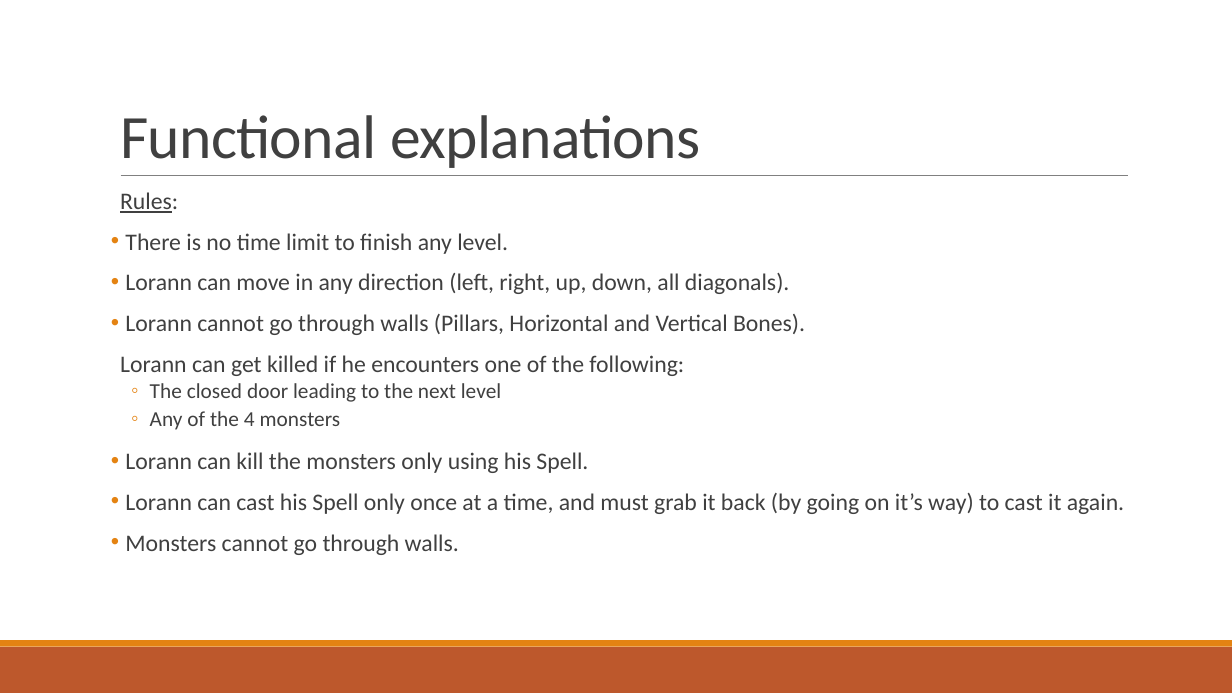
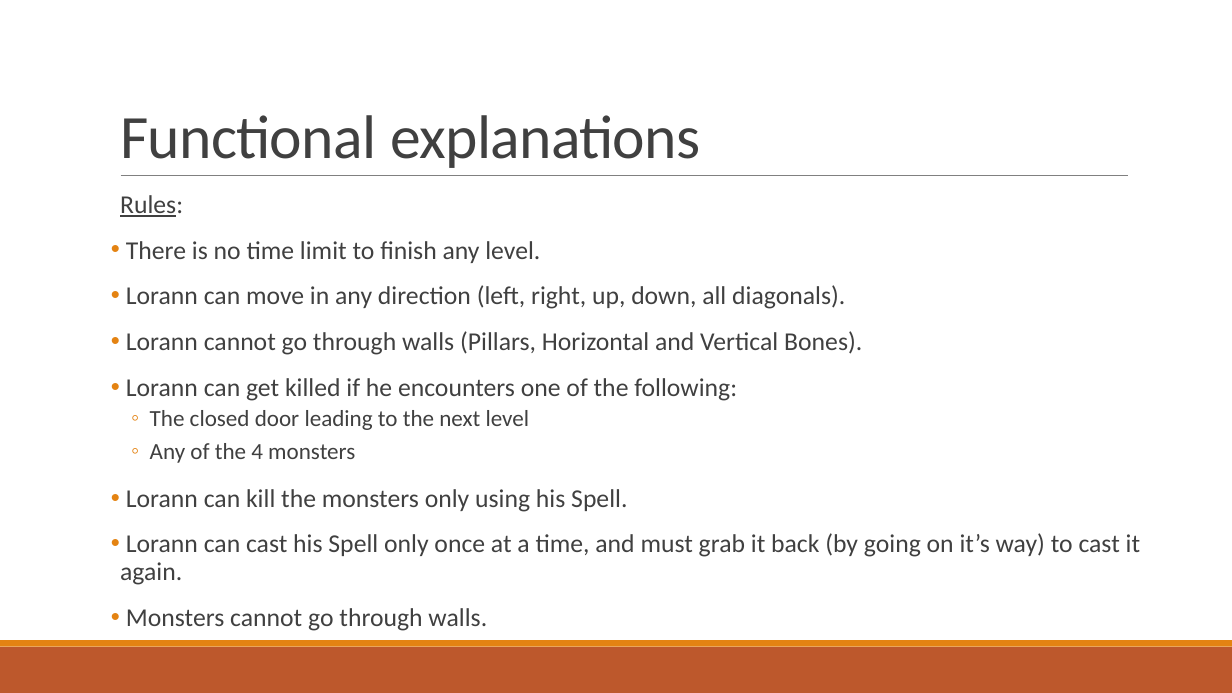
Before and after one commit to Studisys/Lorann-Java-Project----Exia-CESI-A1, a slide deck: slide 8 of Deliverables/Lorann - PowerPoint.pptx. Drawn at 1232x693 pixels with LibreOffice and Linux fonts; fonts in the diff are those of the drawing. Boxes give left, top, right and bottom in pixels: in the first picture for what was removed or moved away, otherwise in the second. Text is boxed around its words. In the diff, an @@ line names an element or a change of style, - is before the commit and + after.

```diff
--- a/Deliverables/Lorann - PowerPoint.pptx
+++ b/Deliverables/Lorann - PowerPoint.pptx
@@ text "Rules:" at <box>120,195,1140,631</box>: size 18.5 to 20 pt in "Rules:", "There is no time limit to finish ...", "Lorann can move in any direction (left, ...", "Lorann cannot go through walls (Pillars, Horizontal ..." and 4 more places; size 16.6 to 18 pt in "The closed door leading to the next ...", "Any of the 4 monsters"; line spacing 0.8 to 0.9; bullet   to • @@
```
Also in this commit, not shown: 3 other slides changed, 1 slide added.
